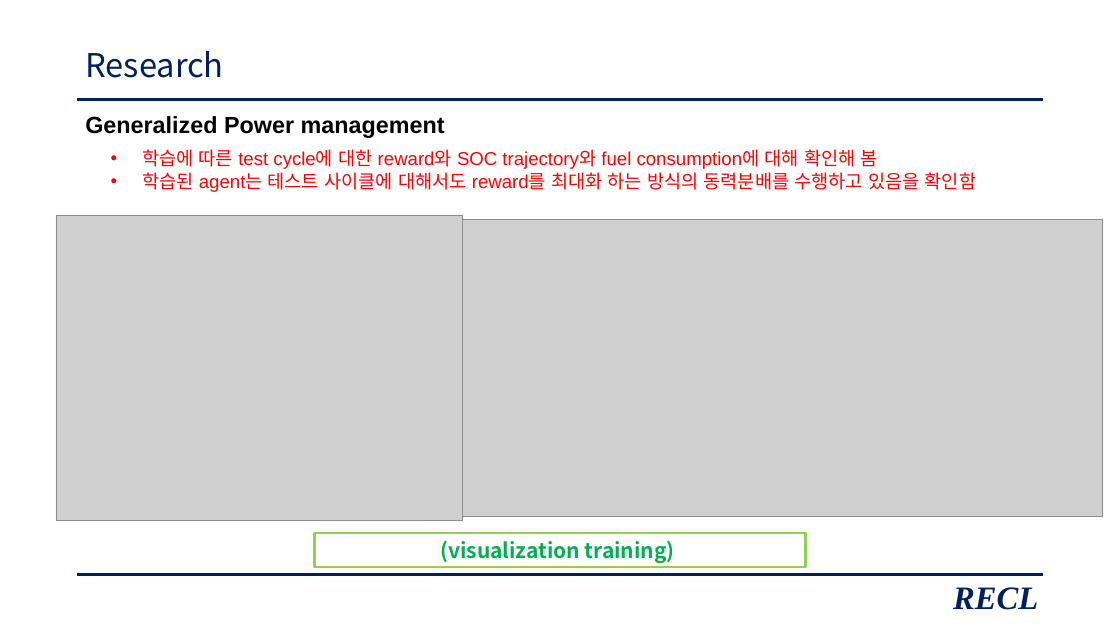
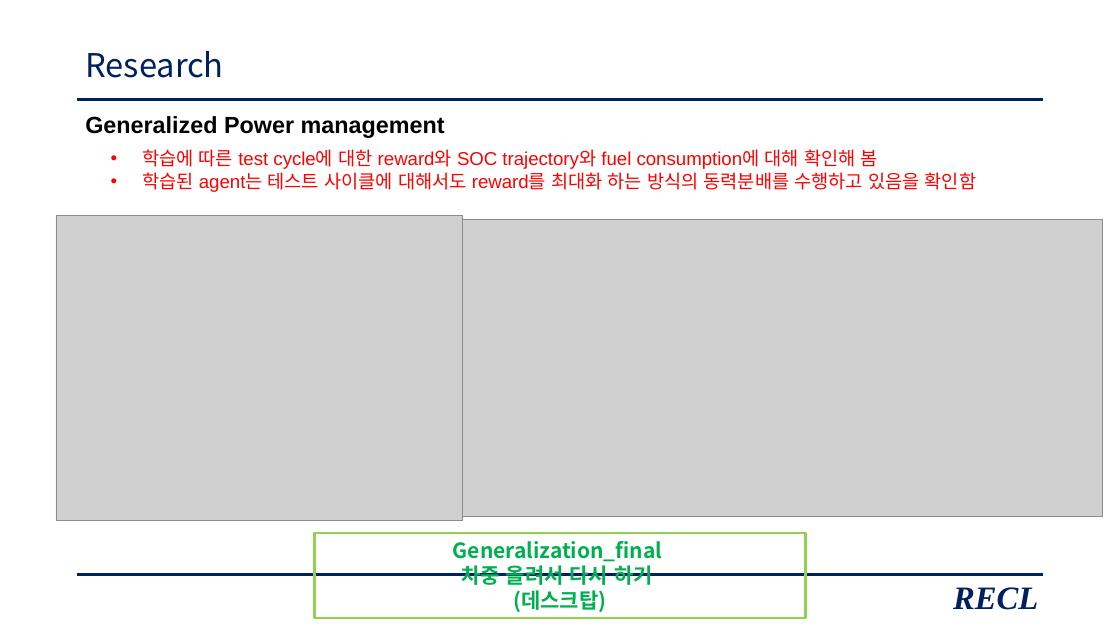
Before and after one commit to zidane89/experiment_essential, a slide deck: slide 25 of 발표자료_중안2.pptx. Drawn at 1120x630 pixels with LibreOffice and Linux fonts; fonts in the diff are those of the drawing; grey boxes stand for pictures. Boxes give left, top, right and bottom in pixels: in the first picture for what was removed or moved away, otherwise in the second. Text is boxed around its words. In the diff, an @@ line names an element or a change of style, - is before the commit and + after.

```diff
--- a/발표자료_중안2.pptx
+++ b/발표자료_중안2.pptx
@@ rectangle "Generalization_final": place and size @@
-rectangle "Generalization_final" at box(315, 534, 806, 567)
+rectangle "Generalization_final" at box(315, 534, 806, 618)
@@ text in rectangle at box(453, 541, 663, 612): text changed @@
-(visualization training)
+Generalization_final
+차중 올려서 다시 하기
+(데스크탑)
```
Also in this commit, not shown: 12 other slides changed, 1 slide added.
